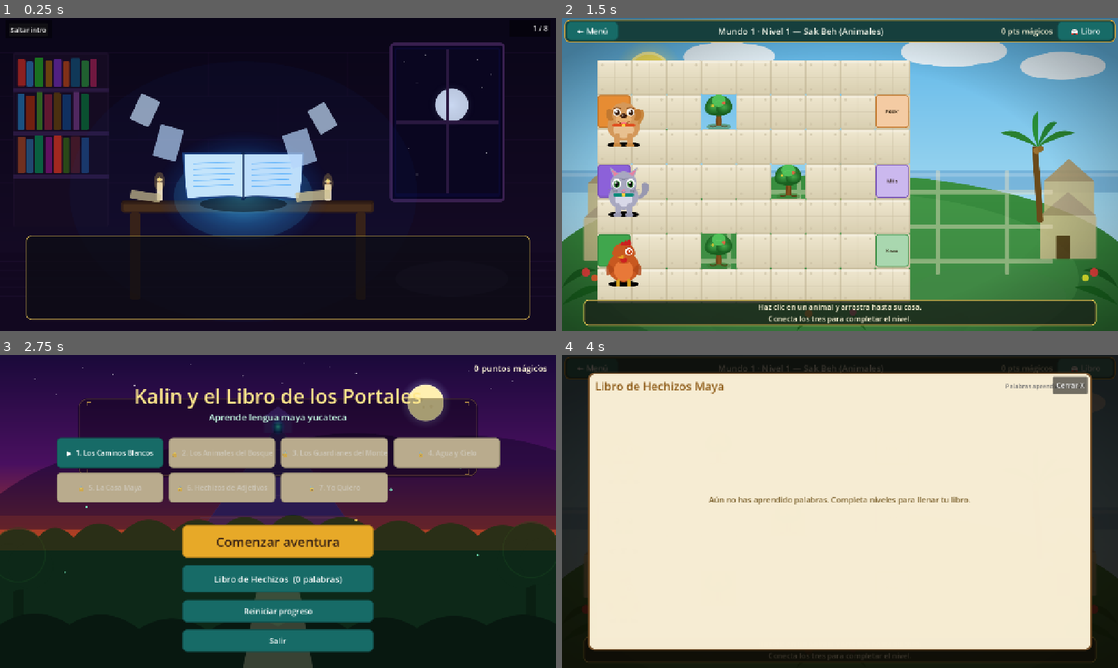
Above: before the commit, frames 1-4 (two rows, left to right).
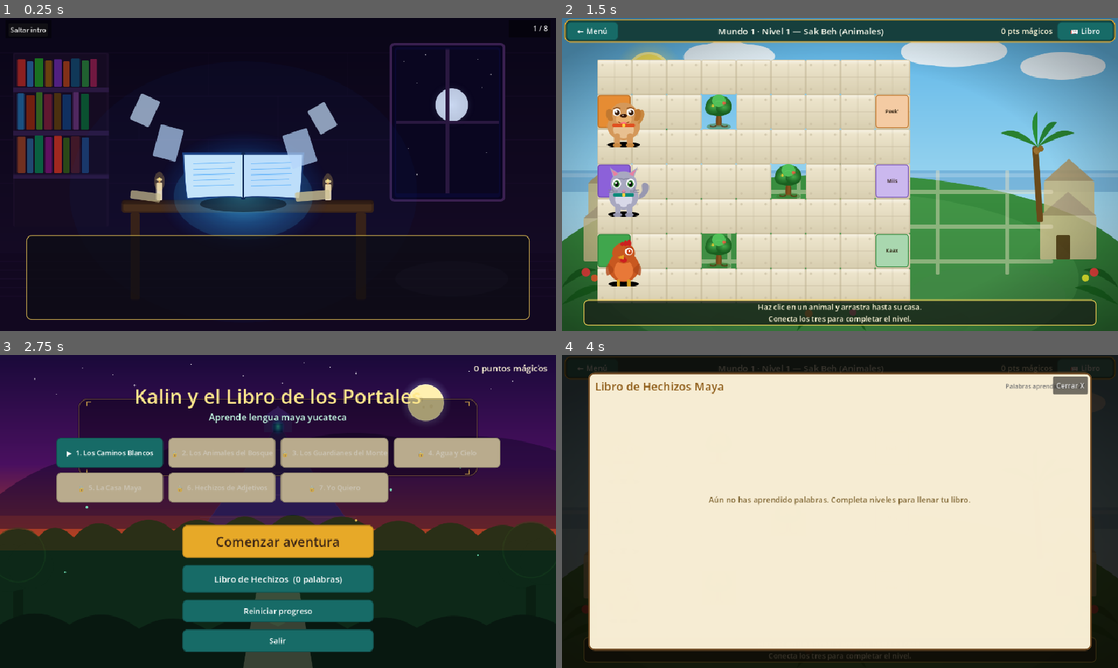
Above: after the commit, the same moments.

Repository: ElRaizer/Kalin-Libro-De-Portales
Game: Godot game, scene res://scenes/Intro.tscn
Same seed, same stepped clock (60 frames per second), same inputs: the game is played once before the commit and once after it.
Inputs:
- Up to frame 1 (0.25 s): no input
- Up to frame 2 (1.5 s): click "Saltar intro" at 0.5 s; click "Comenzar aventura" at 1.25 s
- Up to frame 3 (2.75 s): click "← Menú" at 2 s
- Up to frame 4 (4 s): click "Comenzar aventura" at 2.75 s; click "📖 Libro" at 3.5 s

The runs differ from the first frame. In frame 1, 2.7% of the frame differs, in the area x 1-99%, y 2-97%; in frame 2, 5.3%, in the area x 0-100%, y 0-100%; in frame 3, 3.7%; in frame 4, 2.2%.

Commit message:
ViewPort
Se hizo que el juego se pueda ver en pantalla más grande o más pequeña ajustándose automáticamente al tamaño de la ventana

Diff:
--- a/project.godot
+++ b/project.godot
@@ -21,6 +21,7 @@
 
 [autoload]
 
+WindowManager="*res://scripts/autoloads/WindowManager.gd"
 GameManager="*res://scripts/autoloads/GameManager.gd"
 
 [display]
--- /dev/null
+++ b/scripts/autoloads/WindowManager.gd
@@ -0,0 +1,14 @@
+extends Node
+
+## Mantiene la ventana dentro del rango de resoluciones compatible con la UI.
+const MIN_WINDOW_SIZE := Vector2i(960, 540)
+const MAX_WINDOW_SIZE := Vector2i(1920, 1080)
+
+
+func _ready() -> void:
+	# Las ejecuciones automatizadas en modo headless no crean una ventana nativa.
+	if DisplayServer.get_name() == "headless":
+		return
+	var window := get_window()
+	window.min_size = MIN_WINDOW_SIZE
+	window.max_size = MAX_WINDOW_SIZE
--- a/tests/validate_project.gd
+++ b/tests/validate_project.gd
@@ -1,9 +1,11 @@
 extends SceneTree
 
 const GameManagerScript = preload("res://scripts/autoloads/GameManager.gd")
+const WindowManagerScript = preload("res://scripts/autoloads/WindowManager.gd")
 var failures: Array[String] = []
 
 func _initialize() -> void:
+	_validate_display_configuration()
 	_validate_level_order()
 	_validate_scene_registry()
 	_validate_vocabulary()
@@ -18,6 +20,22 @@
 		for failure in failures:
 			push_error(failure)
 		quit(1)
+
+func _validate_display_configuration() -> void:
+	if ProjectSettings.get_setting("display/window/size/viewport_width") != 1280:
+		failures.append("El ancho de diseño debe ser 1280")
+	if ProjectSettings.get_setting("display/window/size/viewport_height") != 720:
+		failures.append("El alto de diseño debe ser 720")
+	if ProjectSettings.get_setting("display/window/stretch/mode") != "canvas_items":
+		failures.append("El modo de escalado debe ser canvas_items")
+	if ProjectSettings.get_setting("display/window/stretch/aspect") != "keep":
+		failures.append("El escalado debe conservar la relación de aspecto")
+	if not ProjectSettings.get_setting("display/window/size/resizable"):
+		failures.append("La ventana debe poder redimensionarse")
+	if WindowManagerScript.MIN_WINDOW_SIZE != Vector2i(960, 540):
+		failures.append("El tamaño mínimo de ventana debe ser 960 × 540")
+	if WindowManagerScript.MAX_WINDOW_SIZE != Vector2i(1920, 1080):
+		failures.append("El tamaño máximo de ventana debe ser 1920 × 1080")
 
 func _validate_level_order() -> void:
 	var seen_progress: Dictionary = {}
Not shown, added: scripts/autoloads/WindowManager.gd.uid
Not shown, changed: README.md
